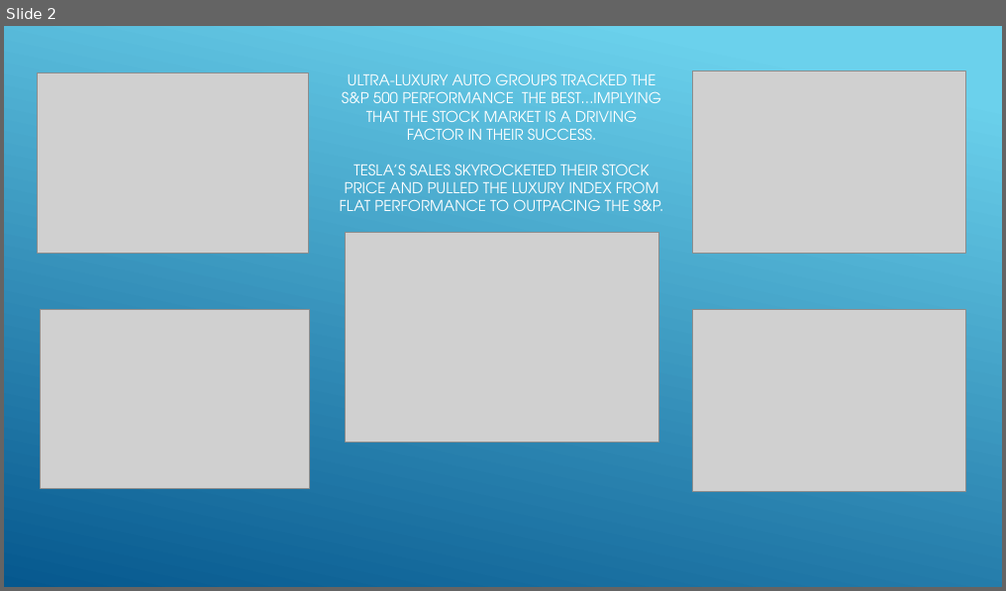
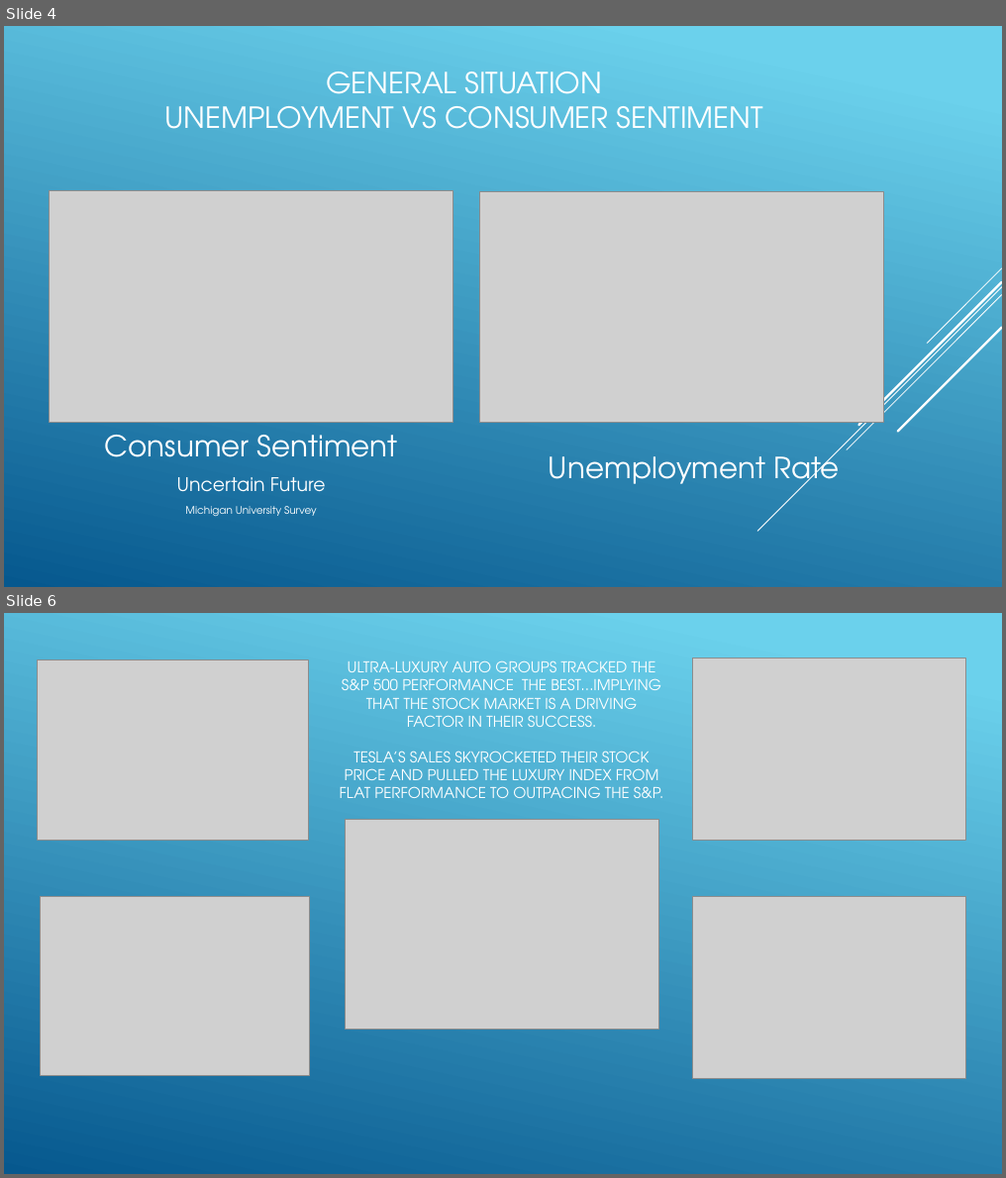
Before and after one commit to danawoodruff/Car-Sales-Analysis, a slide deck: StockPowerPointSlideMockup.pptx. Shown one above the other, each under a label of ours: slide 2 before the commit, slides 4 and 6 after it; the slides between them are not shown. The pictures are 1006x591 and 1006x1178 pixels, drawn with LibreOffice and Linux fonts; fonts in the diff are those of the drawing; grey boxes stand for pictures. Boxes give left, top, right and bottom in pixels: in the first picture for what was removed or moved away, otherwise in the second. Text is boxed around its words. In the diff, an @@ line names an element or a change of style, - is before the commit and + after.

```diff
--- a/StockPowerPointSlideMockup.pptx
+++ b/StockPowerPointSlideMockup.pptx
@@ slide 4 added at (4,26,1002,587), background gradient #6ED2EB to #06588E @@
@@ title added at (165,72,763,129), 28 pt, text #FFFFFF @@
+GENERAL SITUATION
+UNEMPLOYMENT VS CONSUMER SENTIMENT
@@ picture added at (49,191,453,423) @@
@@ picture added at (480,191,884,422) @@
@@ group added at (757,269,1002,531): 5 lines @@
@@ text added at (105,435,398,517), 10 pt, text #FFFFFF @@
+Consumer Sentiment
+Uncertain Future
+Michigan University Survey
@@ text added at (548,450,839,492), 28 pt, text #FFFFFF @@
+Unemployment Rate
@@ what was slide 2 is now slide 6 @@
```
Also in this commit, not shown: 4 other slides added, 1 slide removed, 4 other files.
